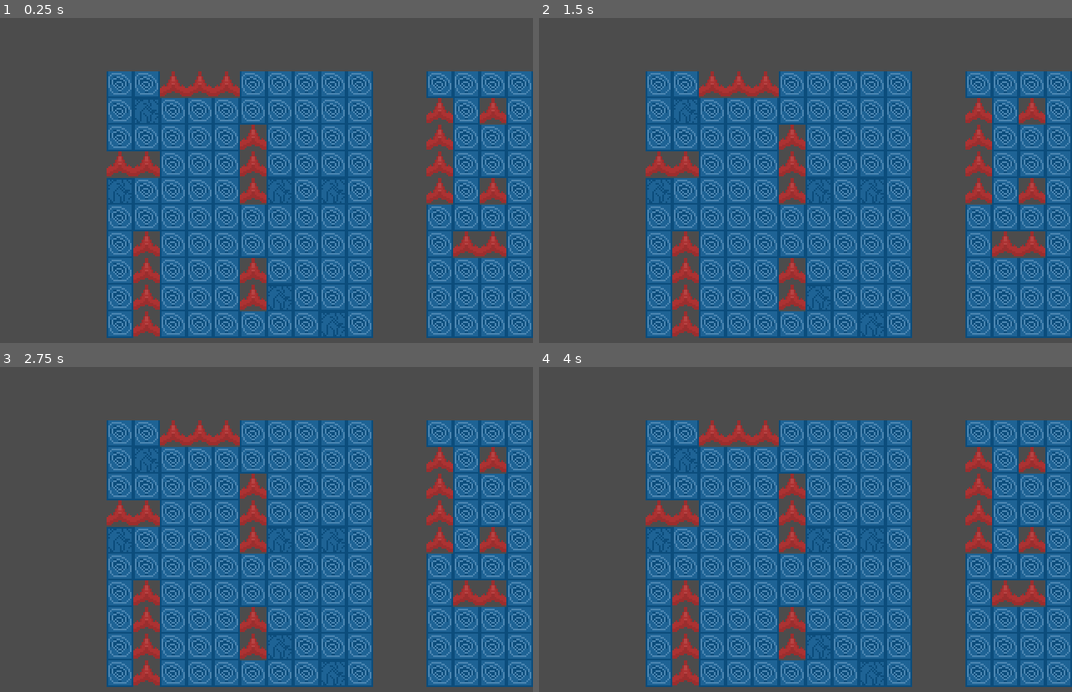
Above: before the commit, frames 1-4 (two rows, left to right).
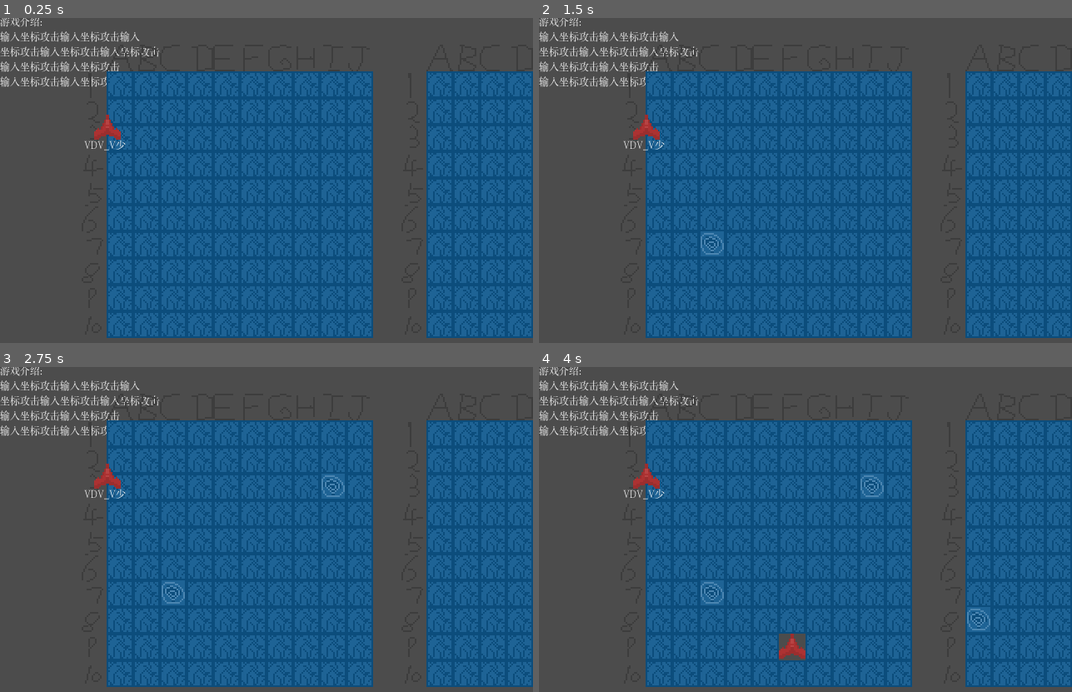
Above: after the commit, the same moments.

Repository: knil0o/tanmaku-battleship
Game: Godot game, scene res://MainScene.tscn
Same seed, same stepped clock (60 frames per second), same inputs: the game is played once before the commit and once after it.
Inputs (mouse positions are in pixels of both pictures, inside the frame that each line leads up to):
- Up to frame 1 (0.25 s): no input
- Up to frame 2 (1.5 s): tap Enter at 0.5 s; move the mouse to (922, 196) at 0.52 s; click (922, 196) at 0.67 s; tap Space at 1.25 s; move the mouse to (698, 239) at 1.27 s; click (698, 239) at 1.42 s
- Up to frame 3 (2.75 s): tap Enter at 2 s; move the mouse to (319, 477) at 2.02 s; click (319, 477) at 2.17 s
- Up to frame 4 (4 s): tap Space at 2.75 s; move the mouse to (778, 646) at 2.77 s; click (778, 646) at 2.92 s; tap Enter at 3.5 s; move the mouse to (965, 627) at 3.52 s; click (965, 627) at 3.67 s

The runs differ from the first frame. In frame 1, 34% of the frame differs, in the area x 0-100%, y 0-99%; in frame 2, 34%; in frame 3, 34%; in frame 4, 33%.

Commit message:
feat: add ui

Diff:
--- a/MainScene.gd
+++ b/MainScene.gd
@@ -5,8 +5,11 @@
 #定义发送的signal
 signal click_pos(event)
 export(PackedScene) var chess_board_scene
+export(PackedScene) var player_scene
 var chess_board1
 var chess_board2
+var player1
+
 # Called when the node enters the scene tree for the first time.
 func _ready():
 	chess_board1 = chess_board_scene.instance()
@@ -15,15 +18,14 @@
 	add_child(chess_board2)
 	chess_board1.position = Vector2(64,32)
 	chess_board2.position = Vector2(256,32)
+
+	player1 = player_scene.instance()
+	add_child(player1)
+	player1.set_player_name("vdv_v少")
+
+
 	pass
 
 func _process(delta):
-	while(chess_board1.has_ship() && chess_board2.has_ship()):
-		chess_board1.hit(chess_board1.rand_pos())
-		chess_board2.hit(chess_board1.rand_pos())
-
-	if(chess_board1.has_ship()):
-		print("chess_board1 wins")
-	else:
-		print("chess_board2 wins")
+	player1.position = lerp(Vector2(64,64),Vector2(128,256), 0.01)
 	pass
--- a/MainScene.tscn
+++ b/MainScene.tscn
@@ -1,8 +1,45 @@
-[gd_scene load_steps=3 format=2]
+[gd_scene load_steps=5 format=2]
 
 [ext_resource path="res://MainScene.gd" type="Script" id=1]
 [ext_resource path="res://chessboard/ChessBoard.tscn" type="PackedScene" id=2]
+[ext_resource path="res://player/Player.tscn" type="PackedScene" id=3]
+[ext_resource path="res://font/chinese.tres" type="DynamicFont" id=4]
 
 [node name="Node" type="Node"]
 script = ExtResource( 1 )
 chess_board_scene = ExtResource( 2 )
+player_scene = ExtResource( 3 )
+
+[node name="Manual" type="Label" parent="."]
+light_mask = 3
+margin_top = -1.0
+margin_right = 99.0
+margin_bottom = 50.0
+custom_fonts/font = ExtResource( 4 )
+text = "游戏介绍:
+输入坐标攻击输入坐标攻击输入
+坐标攻击输入坐标攻击输入坐标攻击
+输入坐标攻击输入坐标攻击
+输入坐标攻击输入坐标攻击"
+
+[node name="TimerText" type="Label" parent="."]
+margin_left = 90.0
+margin_top = 67.0
+margin_right = 217.0
+margin_bottom = 77.0
+custom_fonts/font = ExtResource( 4 )
+text = "报名倒计时：10s"
+align = 1
+
+[node name="Label" type="Label" parent="TimerText"]
+margin_left = 25.0
+margin_top = 13.0
+margin_right = 102.0
+margin_bottom = 61.0
+custom_fonts/font = ExtResource( 4 )
+text = "VDV_V少
+BDB
+公公人
+マホウ少女えす"
+
+[node name="Timer" type="Timer" parent="."]
--- a/chessboard/ChessBoard.tres
+++ b/chessboard/ChessBoard.tres
@@ -74,3 +74,283 @@
 4/shape_one_way_margin = 0.0
 4/shapes = [  ]
 4/z_index = 0
+5/name = "battleship_full_tileset.png 5"
+5/texture = ExtResource( 1 )
+5/tex_offset = Vector2( 0, 0 )
+5/modulate = Color( 1, 1, 1, 1 )
+5/region = Rect2( 16, 0, 16, 16 )
+5/tile_mode = 0
+5/occluder_offset = Vector2( 0, 0 )
+5/navigation_offset = Vector2( 0, 0 )
+5/shape_offset = Vector2( 0, 0 )
+5/shape_transform = Transform2D( 1, 0, 0, 1, 0, 0 )
+5/shape_one_way = false
+5/shape_one_way_margin = 0.0
+5/shapes = [  ]
+5/z_index = 0
+6/name = "battleship_full_tileset.png 6"
+6/texture = ExtResource( 1 )
+6/tex_offset = Vector2( 0, 0 )
+6/modulate = Color( 1, 1, 1, 1 )
+6/region = Rect2( 32, 0, 16, 16 )
+6/tile_mode = 0
+6/occluder_offset = Vector2( 0, 0 )
+6/navigation_offset = Vector2( 0, 0 )
+6/shape_offset = Vector2( 0, 0 )
+6/shape_transform = Transform2D( 1, 0, 0, 1, 0, 0 )
+6/shape_one_way = false
+6/shape_one_way_margin = 0.0
+6/shapes = [  ]
+6/z_index = 0
+7/name = "battleship_full_tileset.png 7"
+7/texture = ExtResource( 1 )
+7/tex_offset = Vector2( 0, 0 )
+7/modulate = Color( 1, 1, 1, 1 )
+7/region = Rect2( 48, 0, 16, 16 )
+7/tile_mode = 0
+7/occluder_offset = Vector2( 0, 0 )
+7/navigation_offset = Vector2( 0, 0 )
+7/shape_offset = Vector2( 0, 0 )
+7/shape_transform = Transform2D( 1, 0, 0, 1, 0, 0 )
+7/shape_one_way = false
+7/shape_one_way_margin = 0.0
+7/shapes = [  ]
+7/z_index = 0
+8/name = "battleship_full_tileset.png 8"
+8/texture = ExtResource( 1 )
+8/tex_offset = Vector2( 0, 0 )
+8/modulate = Color( 1, 1, 1, 1 )
+8/region = Rect2( 64, 0, 16, 16 )
+8/tile_mode = 0
+8/occluder_offset = Vector2( 0, 0 )
+8/navigation_offset = Vector2( 0, 0 )
+8/shape_offset = Vector2( 0, 0 )
+8/shape_transform = Transform2D( 1, 0, 0, 1, 0, 0 )
+8/shape_one_way = false
+8/shape_one_way_margin = 0.0
+8/shapes = [  ]
+8/z_index = 0
+9/name = "battleship_full_tileset.png 9"
+9/texture = ExtResource( 1 )
+9/tex_offset = Vector2( 0, 0 )
+9/modulate = Color( 1, 1, 1, 1 )
+9/region = Rect2( 80, 0, 16, 16 )
+9/tile_mode = 0
+9/occluder_offset = Vector2( 0, 0 )
+9/navigation_offset = Vector2( 0, 0 )
+9/shape_offset = Vector2( 0, 0 )
+9/shape_transform = Transform2D( 1, 0, 0, 1, 0, 0 )
+9/shape_one_way = false
+9/shape_one_way_margin = 0.0
+9/shapes = [  ]
+9/z_index = 0
+10/name = "battleship_full_tileset.png 10"
+10/texture = ExtResource( 1 )
+10/tex_offset = Vector2( 0, 0 )
+10/modulate = Color( 1, 1, 1, 1 )
+10/region = Rect2( 96, 0, 16, 16 )
+10/tile_mode = 0
+10/occluder_offset = Vector2( 0, 0 )
+10/navigation_offset = Vector2( 0, 0 )
+10/shape_offset = Vector2( 0, 0 )
+10/shape_transform = Transform2D( 1, 0, 0, 1, 0, 0 )
+10/shape_one_way = false
+10/shape_one_way_margin = 0.0
+10/shapes = [  ]
+10/z_index = 0
+11/name = "battleship_full_tileset.png 11"
+11/texture = ExtResource( 1 )
+11/tex_offset = Vector2( 0, 0 )
+11/modulate = Color( 1, 1, 1, 1 )
+11/region = Rect2( 112, 0, 16, 16 )
+11/tile_mode = 0
+11/occluder_offset = Vector2( 0, 0 )
+11/navigation_offset = Vector2( 0, 0 )
+11/shape_offset = Vector2( 0, 0 )
+11/shape_transform = Transform2D( 1, 0, 0, 1, 0, 0 )
+11/shape_one_way = false
+11/shape_one_way_margin = 0.0
+11/shapes = [  ]
+11/z_index = 0
+12/name = "battleship_full_tileset.png 12"
+12/texture = ExtResource( 1 )
+12/tex_offset = Vector2( 0, 0 )
+12/modulate = Color( 1, 1, 1, 1 )
+12/region = Rect2( 16, 16, 16, 16 )
+12/tile_mode = 0
+12/occluder_offset = Vector2( 0, 0 )
+12/navigation_offset = Vector2( 0, 0 )
+12/shape_offset = Vector2( 0, 0 )
+12/shape_transform = Transform2D( 1, 0, 0, 1, 0, 0 )
+12/shape_one_way = false
+12/shape_one_way_margin = 0.0
+12/shapes = [  ]
+12/z_index = 0
+13/name = "battleship_full_tileset.png 13"
+13/texture = ExtResource( 1 )
+13/tex_offset = Vector2( 0, 0 )
+13/modulate = Color( 1, 1, 1, 1 )
+13/region = Rect2( 32, 16, 16, 16 )
+13/tile_mode = 0
+13/occluder_offset = Vector2( 0, 0 )
+13/navigation_offset = Vector2( 0, 0 )
+13/shape_offset = Vector2( 0, 0 )
+13/shape_transform = Transform2D( 1, 0, 0, 1, 0, 0 )
+13/shape_one_way = false
+13/shape_one_way_margin = 0.0
+13/shapes = [  ]
+13/z_index = 0
+14/name = "battleship_full_tileset.png 14"
+14/texture = ExtResource( 1 )
+14/tex_offset = Vector2( 0, 0 )
+14/modulate = Color( 1, 1, 1, 1 )
+14/region = Rect2( 48, 16, 16, 16 )
+14/tile_mode = 0
+14/occluder_offset = Vector2( 0, 0 )
+14/navigation_offset = Vector2( 0, 0 )
+14/shape_offset = Vector2( 0, 0 )
+14/shape_transform = Transform2D( 1, 0, 0, 1, 0, 0 )
+14/shape_one_way = false
+14/shape_one_way_margin = 0.0
+14/shapes = [  ]
+14/z_index = 0
+15/name = "battleship_full_tileset.png 15"
+15/texture = ExtResource( 1 )
+15/tex_offset = Vector2( 0, 0 )
+15/modulate = Color( 1, 1, 1, 1 )
+15/region = Rect2( 64, 16, 16, 16 )
+15/tile_mode = 0
+15/occluder_offset = Vector2( 0, 0 )
+15/navigation_offset = Vector2( 0, 0 )
+15/shape_offset = Vector2( 0, 0 )
+15/shape_transform = Transform2D( 1, 0, 0, 1, 0, 0 )
+15/shape_one_way = false
+15/shape_one_way_margin = 0.0
+15/shapes = [  ]
+15/z_index = 0
+16/name = "battleship_full_tileset.png 16"
+16/texture = ExtResource( 1 )
+16/tex_offset = Vector2( 0, 0 )
+16/modulate = Color( 1, 1, 1, 1 )
+16/region = Rect2( 80, 16, 16, 16 )
+16/tile_mode = 0
+16/occluder_offset = Vector2( 0, 0 )
+16/navigation_offset = Vector2( 0, 0 )
+16/shape_offset = Vector2( 0, 0 )
+16/shape_transform = Transform2D( 1, 0, 0, 1, 0, 0 )
+16/shape_one_way = false
+16/shape_one_way_margin = 0.0
+16/shapes = [  ]
+16/z_index = 0
+17/name = "battleship_full_tileset.png 17"
+17/texture = ExtResource( 1 )
+17/tex_offset = Vector2( 0, 0 )
+17/modulate = Color( 1, 1, 1, 1 )
+17/region = Rect2( 96, 16, 16, 16 )
+17/tile_mode = 0
+17/occluder_offset = Vector2( 0, 0 )
+17/navigation_offset = Vector2( 0, 0 )
+17/shape_offset = Vector2( 0, 0 )
+17/shape_transform = Transform2D( 1, 0, 0, 1, 0, 0 )
+17/shape_one_way = false
+17/shape_one_way_margin = 0.0
+17/shapes = [  ]
+17/z_index = 0
+18/name = "battleship_full_tileset.png 18"
+18/texture = ExtResource( 1 )
+18/tex_offset = Vector2( 0, 0 )
+18/modulate = Color( 1, 1, 1, 1 )
+18/region = Rect2( 112, 16, 16, 16 )
+18/tile_mode = 0
+18/occluder_offset = Vector2( 0, 0 )
+18/navigation_offset = Vector2( 0, 0 )
+18/shape_offset = Vector2( 0, 0 )
+18/shape_transform = Transform2D( 1, 0, 0, 1, 0, 0 )
+18/shape_one_way = false
+18/shape_one_way_margin = 0.0
+18/shapes = [  ]
+18/z_index = 0
+19/name = "battleship_full_tileset.png 19"
+19/texture = ExtResource( 1 )
+19/tex_offset = Vector2( 0, 0 )
+19/modulate = Color( 1, 1, 1, 1 )
+19/region = Rect2( 16, 32, 16, 16 )
+19/tile_mode = 0
+19/occluder_offset = Vector2( 0, 0 )
+19/navigation_offset = Vector2( 0, 0 )
+19/shape_offset = Vector2( 0, 0 )
+19/shape_transform = Transform2D( 1, 0, 0, 1, 0, 0 )
+19/shape_one_way = false
+19/shape_one_way_margin = 0.0
+19/shapes = [  ]
+19/z_index = 0
+20/name = "battleship_full_tileset.png 20"
+20/texture = ExtResource( 1 )
+20/tex_offset = Vector2( 0, 0 )
+20/modulate = Color( 1, 1, 1, 1 )
+20/region = Rect2( 32, 32, 16, 16 )
+20/tile_mode = 0
+20/occluder_offset = Vector2( 0, 0 )
+20/navigation_offset = Vector2( 0, 0 )
+20/shape_offset = Vector2( 0, 0 )
+20/shape_transform = Transform2D( 1, 0, 0, 1, 0, 0 )
+20/shape_one_way = false
+20/shape_one_way_margin = 0.0
+20/shapes = [  ]
+20/z_index = 0
+21/name = "battleship_full_tileset.png 21"
+21/texture = ExtResource( 1 )
+21/tex_offset = Vector2( 0, 0 )
+21/modulate = Color( 1, 1, 1, 1 )
+21/region = Rect2( 48, 32, 16, 16 )
+21/tile_mode = 0
+21/occluder_offset = Vector2( 0, 0 )
+21/navigation_offset = Vector2( 0, 0 )
+21/shape_offset = Vector2( 0, 0 )
+21/shape_transform = Transform2D( 1, 0, 0, 1, 0, 0 )
+21/shape_one_way = false
+21/shape_one_way_margin = 0.0
+21/shapes = [  ]
+21/z_index = 0
+22/name = "battleship_full_tileset.png 22"
+22/texture = ExtResource( 1 )
+22/tex_offset = Vector2( 0, 0 )
+22/modulate = Color( 1, 1, 1, 1 )
+22/region = Rect2( 64, 32, 16, 16 )
+22/tile_mode = 0
+22/occluder_offset = Vector2( 0, 0 )
+22/navigation_offset = Vector2( 0, 0 )
+22/shape_offset = Vector2( 0, 0 )
+22/shape_transform = Transform2D( 1, 0, 0, 1, 0, 0 )
+22/shape_one_way = false
+22/shape_one_way_margin = 0.0
+22/shapes = [  ]
+22/z_index = 0
+23/name = "battleship_full_tileset.png 23"
+23/texture = ExtResource( 1 )
+23/tex_offset = Vector2( 0, 0 )
+23/modulate = Color( 1, 1, 1, 1 )
+23/region = Rect2( 80, 32, 16, 16 )
+23/tile_mode = 0
+23/occluder_offset = Vector2( 0, 0 )
+23/navigation_offset = Vector2( 0, 0 )
+23/shape_offset = Vector2( 0, 0 )
+23/shape_transform = Transform2D( 1, 0, 0, 1, 0, 0 )
+23/shape_one_way = false
+23/shape_one_way_margin = 0.0
+23/shapes = [  ]
+23/z_index = 0
+24/name = "battleship_full_tileset.png 24"
+24/texture = ExtResource( 1 )
+24/tex_offset = Vector2( 0, 0 )
+24/modulate = Color( 1, 1, 1, 1 )
+24/region = Rect2( 96, 32, 16, 16 )
+24/tile_mode = 0
+24/occluder_offset = Vector2( 0, 0 )
+24/navigation_offset = Vector2( 0, 0 )
+24/shape_offset = Vector2( 0, 0 )
+24/shape_transform = Transform2D( 1, 0, 0, 1, 0, 0 )
+24/shape_one_way = false
+24/shape_one_way_margin = 0.0
+24/shapes = [  ]
+24/z_index = 0
--- a/chessboard/ChessBoard.tscn
+++ b/chessboard/ChessBoard.tscn
@@ -11,6 +11,7 @@
 cell_size = Vector2( 16, 16 )
 cell_y_sort = true
 format = 1
+tile_data = PoolIntArray( -65536, 5, 0, -65535, 6, 0, -65534, 7, 0, -65533, 8, 0, -65532, 9, 0, -65531, 10, 0, -65530, 11, 0, -65529, 12, 0, -65528, 13, 0, -65527, 14, 0, 65535, 15, 0, 131071, 16, 0, 196607, 17, 0, 262143, 18, 0, 327679, 19, 0, 393215, 20, 0, 458751, 21, 0, 524287, 22, 0, 589823, 23, 0, 655359, 24, 0 )
 script = ExtResource( 2 )
 __meta__ = {
 "_editor_description_": "棋盘的场景"
--- /dev/null
+++ b/font/chinese.tres
@@ -0,0 +1,8 @@
+[gd_resource type="DynamicFont" load_steps=2 format=2]
+
+[sub_resource type="DynamicFontData" id=1]
+font_path = "res://font/FZSSJ.OTF"
+
+[resource]
+size = 6
+font_data = SubResource( 1 )
--- /dev/null
+++ b/player/Player.gd
@@ -0,0 +1,15 @@
+extends AnimatedSprite
+
+
+var player_name = ""
+var name_label
+func set_player_name(name: String):
+	player_name = name
+	$NameLabel.text = name
+func get_player_name():
+	return player_name
+	name_label = get_node("Label")
+func _ready():
+
+
+	pass
--- /dev/null
+++ b/player/Player.tscn
@@ -0,0 +1,66 @@
+[gd_scene load_steps=13 format=2]
+
+[ext_resource path="res://player/Player.gd" type="Script" id=1]
+[ext_resource path="res://ship/1x1ship_single.png" type="Texture" id=2]
+[ext_resource path="res://font/chinese.tres" type="DynamicFont" id=3]
+[ext_resource path="res://images/1x1ship.png" type="Texture" id=4]
+
+[sub_resource type="AtlasTexture" id=2]
+atlas = ExtResource( 4 )
+region = Rect2( 0, 0, 16, 16 )
+
+[sub_resource type="AtlasTexture" id=3]
+atlas = ExtResource( 4 )
+region = Rect2( 16, 0, 16, 16 )
+
+[sub_resource type="AtlasTexture" id=4]
+atlas = ExtResource( 4 )
+region = Rect2( 32, 0, 16, 16 )
+
+[sub_resource type="AtlasTexture" id=5]
+atlas = ExtResource( 4 )
+region = Rect2( 48, 0, 16, 16 )
+
+[sub_resource type="AtlasTexture" id=6]
+atlas = ExtResource( 4 )
+region = Rect2( 64, 0, 16, 16 )
+
+[sub_resource type="AtlasTexture" id=7]
+atlas = ExtResource( 4 )
+region = Rect2( 80, 0, 16, 16 )
+
+[sub_resource type="AtlasTexture" id=8]
+atlas = ExtResource( 4 )
+region = Rect2( 96, 0, 16, 16 )
+
+[sub_resource type="SpriteFrames" id=1]
+animations = [ {
+"frames": [ ExtResource( 2 ) ],
+"loop": true,
+"name": "idle",
+"speed": 5.0
+}, {
+"frames": [ SubResource( 2 ), SubResource( 3 ), SubResource( 4 ), SubResource( 5 ), SubResource( 6 ), SubResource( 7 ), SubResource( 8 ) ],
+"loop": true,
+"name": "fire",
+"speed": 5.0
+} ]
+
+[node name="AnimatedSprite" type="AnimatedSprite"]
+frames = SubResource( 1 )
+animation = "fire"
+script = ExtResource( 1 )
+
+[node name="NameLabel" type="Label" parent="."]
+anchor_left = 0.058
+anchor_top = -0.875
+anchor_right = 1.25
+margin_left = -65.928
+margin_top = 21.0
+margin_right = 43.0
+margin_bottom = 38.0
+custom_fonts/font = ExtResource( 3 )
+text = "Vdv大小姐"
+align = 1
+autowrap = true
+uppercase = true
Binary file added: font/FZSSJ.OTF
Binary file changed: images/battleship_full_tileset.png
